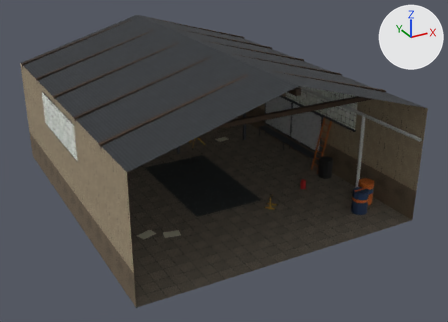
What one commit did to the glTF model out/env/garage.glb.
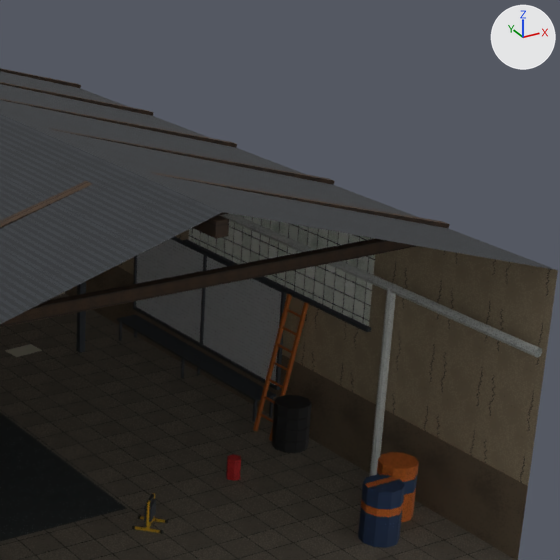
There are two pictures of each version: one whole from a 50 mm lens placed at (-10.51, -21.49, 11.36), pointed at (0.46, -1.56, 1.39), one close up on the part from 48% to 96% of the width and 1% to 68% of the height. Arrows for +X, +Y and +Z are at upper right; the lights stay in place. The first two pictures are the older version. Vertices at exactly the same position are counted once.

Names of what the first close-up shows: 'EMIT_window', 'barrel_b', 'beam', 'bucket', 'epoxy', 'floor', 'ladder', 'pegwhite', 'plaster', 'plaster_low', 'roof', 'rubber', 'steel' and 4 more.
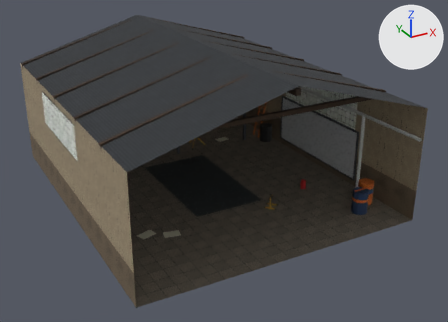
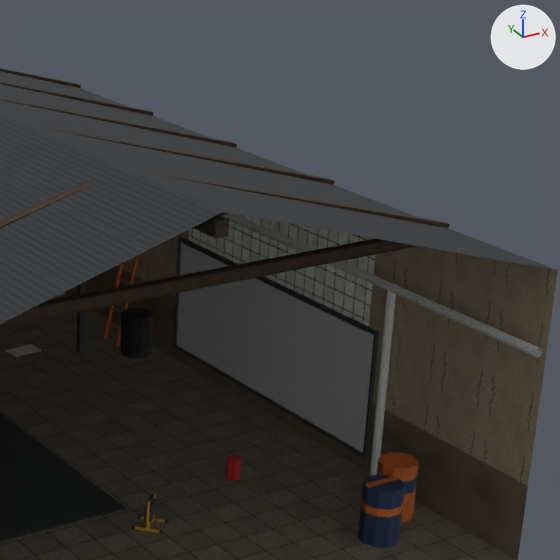
Location of each change, (x1, y1, x2, y2) in pixels of the close-ups (560 x 560 px; the box of a moved part takes in the faces that stretch with it):
'pegwhite', reshaped
    before: (136, 239, 281, 385)
    after: (177, 242, 374, 452)
'steel', reshaped
    before: (76, 237, 371, 522)
    after: (76, 237, 379, 522)
'rubber', reshaped
    before: (132, 395, 311, 534)
    after: (120, 308, 168, 534)
'ladder', moved
    before: (253, 294, 309, 441)
    after: (103, 254, 140, 347)
part 3 of me_rubber, moved or reshaped
    before: (272, 434, 309, 453)
    after: (120, 343, 152, 358)
part 4 of me_rubber, moved or reshaped
    before: (272, 423, 310, 442)
    after: (121, 333, 153, 348)
part 5 of me_rubber, moved or reshaped
    before: (273, 412, 311, 431)
    after: (121, 323, 153, 338)
part 6 of me_rubber, moved or reshaped
    before: (274, 395, 311, 420)
    after: (121, 308, 153, 328)
part 7 of me_steel, moved or reshaped
    before: (133, 237, 286, 390)
    after: (174, 237, 379, 458)
part 8 of me_steel, deleted
    before: (117, 255, 276, 422)

The change, as a diff of the scene's bpy script:
```diff
--- a/out/env/garage.glb.py
+++ b/out/env/garage.glb.py
@@ me_ladder @@
 # used by ob_ladder; location = (0.0, 0.0, 0.0)
-me_ladder.from_pydata(...)  # 72 vertices, 108 faces; spans x 4.85..5.45, y -1.98..-1.48, z -0.01..2.36
+me_ladder.from_pydata(...)  # 72 vertices, 108 faces; spans x 4.85..5.45, y 2.92..3.42, z -0.01..2.36
+# me_ladder part 1: the whole mesh is moved by (0.0, 4.9, 0.0)
 me_ladder.materials.append(mat_ladder)
@@ me_pegwhite @@
 # used by ob_pegwhite; location = (0.0, 0.0, 0.0)
-me_pegwhite.from_pydata(...)  # 4 vertices, 2 faces; spans x 5.48, y -1.25..3.25, z 0.6..2.3
-me_pegwhite.vertices[0].co = (5.48, -1.25, 0.6)
-me_pegwhite.vertices[1].co = (5.48, -1.25, 2.3)
-me_pegwhite.vertices[2].co = (5.48, 3.25, 2.3)
-me_pegwhite.vertices[3].co = (5.48, 3.25, 0.6)  # pixel (135, 306)
+me_pegwhite.from_pydata(...)  # 4 vertices, 2 faces; spans x 5.48, y -3.6..1.8, z 0.3..2.34
+# me_pegwhite part 2
+me_pegwhite.vertices[0].co = (5.48, -3.6, 0.3)
+me_pegwhite.vertices[1].co = (5.48, -3.6, 2.34)
+me_pegwhite.vertices[2].co = (5.48, 1.8, 2.34)
+me_pegwhite.vertices[3].co = (5.48, 1.8, 0.3)  # pixel (177, 345)
 me_pegwhite.materials.append(mat_pegwhite)
@@ me_rubber @@
 me_rubber.from_pydata(...)  # 168 vertices, 276 faces; spans x 1.15..5.3, y -3.85..3.93, z 0.0..1.89
 # used by ob_rubber; location = (0.0, 0.0, 0.0)
+# me_rubber part 3: the loose piece of 20 vertices spanning x 4.7..5.3, y -2.59..-2.01, z 0.02..0.21 is moved by (0.0, 4.75, 0.0)
+# me_rubber part 4: the loose piece of 20 vertices spanning x 4.7..5.3, y -2.59..-2.01, z 0.22..0.41 is moved by (0.0, 4.75, 0.0)
+# me_rubber part 5: the loose piece of 20 vertices spanning x 4.7..5.3, y -2.59..-2.01, z 0.42..0.61 is moved by (0.0, 4.75, 0.0)
+# me_rubber part 6: the loose piece of 20 vertices spanning x 4.7..5.3, y -2.59..-2.01, z 0.62..0.81 is moved by (0.0, 4.75, 0.0)
 me_rubber.materials.append(mat_rubber)
@@ me_steel @@
 # used by ob_steel; location = (0.0, 0.0, 0.0)
-me_steel.from_pydata(...)  # 670 vertices, 1020 faces; spans x -5.5..5.5, y -5.64..6.0, z -0.01..5.8
+me_steel.from_pydata(...)  # 606 vertices, 924 faces; spans x -5.5..5.5, y -5.64..6.0, z -0.01..5.8
+# me_steel part 7: the loose piece of 24 vertices spanning x 5.44..5.5, y -1.3..3.3, z 0.55..2.35 is scaled about its middle by (1, 1.2, 1.2), then moved by (0.0, -1.9, -0.13)
+# me_steel part 8: 8 loose pieces with 64 vertices, spanning x 5.05..5.5, y -1.25..3.25, z 0.0..2.3, are deleted
 me_steel.materials.append(mat_steel)
```
